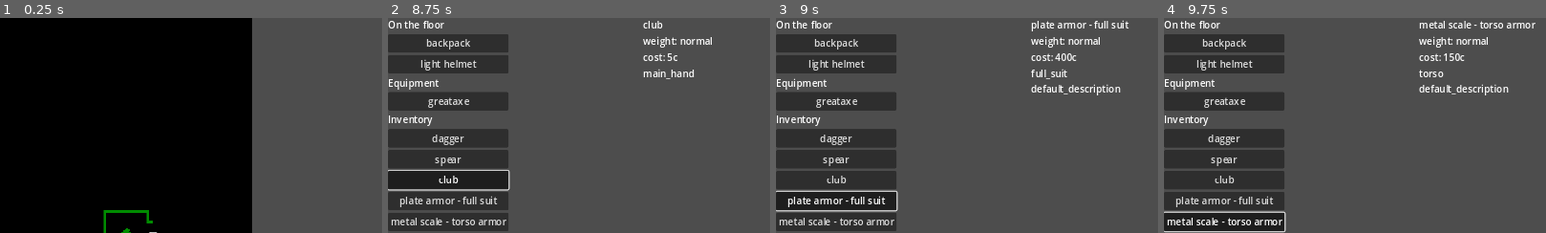
Above: before the commit, frames 1-4 (left to right).
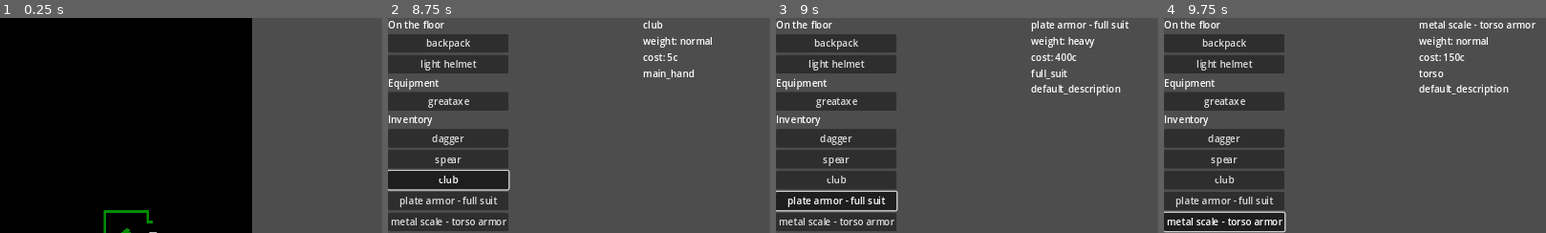
Above: after the commit, the same moments.

Repository: rainbowd-ash/ker_nethalas
Game: Godot game, scene res://globals/game.tscn
Same seed, same stepped clock (60 frames per second), same inputs: the game is played once before the commit and once after it.
Inputs:
- Up to frame 1 (0.25 s): no input
- Up to frame 2 (8.75 s): click "scavenge" at 0.5 s; click "doors" at 1.25 s; click "move through door 1" at 2 s; click "Inventory" at 2.75 s; click "light helmet" at 3.5 s; click "greataxe" at 4.25 s; click "equip" at 5 s; click "greataxe" at 5.75 s; click "dagger" at 6.5 s; click "spear" at 7.25 s; click "club" at 8 s
- Up to frame 3 (9 s): click "plate armor - full suit" at 8.75 s
- Up to frame 4 (9.75 s): click "metal scale - torso armor" at 9.5 s
The pictures show only the part of the screen within x 0-50%, y 0-50%; the shares and areas given below are measured in that part.

Frames 1-2 are identical in both runs. In frame 3, 0.1% of the frame differs, in the area x 76-85%, y 8-14%; in frame 4, nothing differs.

Commit message:
skills update
changed all references to get_skill to work with skill name strings
added max_health to monsters
fist weapon
changed combat_attack signal to simply attack
misc fixes

Diff:
--- a/character/attributes.gd
+++ b/character/attributes.gd
@@ -7,71 +7,71 @@
 	get:
 		return health
 	set(value):
+		health = value
 		attributes_changed.emit()
-		health = value
 
 var max_health : int = 0 :
 	get:
 		return max_health
 	set(value):
+		max_health = value
 		attributes_changed.emit()
-		max_health = value
 
 var toughness : int = 0 :
 	get:
 		return toughness
 	set(value):
+		toughness = value
 		attributes_changed.emit()
-		toughness = value
 
 var max_toughness : int = 0 :
 	get:
 		return max_toughness
 	set(value):
+		max_toughness = value
 		attributes_changed.emit()
-		max_toughness = value
 
 var aether : int = 0 :
 	get:
 		return aether
 	set(value):
+		aether = value
 		attributes_changed.emit()
-		aether = value
 
 var max_aether : int = 0 :
 	get:
 		return max_aether
 	set(value):
+		max_aether = value
 		attributes_changed.emit()
-		max_aether = value
 
 var sanity : int = 0 :
 	get:
 		return sanity
 	set(value):
+		sanity = value
 		attributes_changed.emit()
-		sanity = value
 
 var exhaustion : int = 0 :
 	get:
 		return exhaustion
 	set(value):
+		exhaustion = value
 		attributes_changed.emit()
-		exhaustion = value
 
 var exhaustion_resistance : int = 0 :
 	get:
 		return exhaustion_resistance
 	set(value):
+		exhaustion_resistance = value
 		attributes_changed.emit()
-		exhaustion_resistance = value
 
 var magic_resistance : int = 0 :
 	get:
 		return magic_resistance
 	set(value):
+		magic_resistance = value
 		attributes_changed.emit()
-		magic_resistance = value
 
 func print_all():
 	print("All attributes:")
--- a/character/character.gd
+++ b/character/character.gd
@@ -9,7 +9,7 @@
 @onready var gear = $Gear
 
 func _ready():
-	SignalBus.combat_attack.connect(_on_combat_attack)
+	SignalBus.attack.connect(_on_attack)
 
 	attributes.max_health = Dice.roll("1d6+8")
 	attributes.health = attributes.max_health
@@ -18,22 +18,22 @@
 	attributes.max_aether = Dice.roll("1d6+8")
 	attributes.aether = attributes.max_aether
 	attributes.magic_resistance = 20
-	skills.set_value("acrobatics",10)
-	skills.set_value("athletics",10)
-	skills.set_value("dodge",10)
-	skills.set_value("perception",20)
-	skills.set_value("resolve",10)
-	skills.set_value("fist_weapons",10)
+	skills.set_skill("acrobatics",10)
+	skills.set_skill("athletics",10)
+	skills.set_skill("dodge",10)
+	skills.set_skill("perception",20)
+	skills.set_skill("resolve",10)
+	skills.set_skill("fist_weapons",10)
 	# debug test values
-	skills.set_value("scavenge",50)
-	skills.set_value("perception",70)
-	skills.set_value("stealth", 80)
-	skills.set_value("fist_weapons", 80)
-	skills.set_value("bladed_weapons", 10)
-	skills.set_value("shafted_weapons", 20)
-	skills.set_value("bludgeoning_weapons", 30)
+	skills.set_skill("scavenge",50)
+	skills.set_skill("perception",70)
+	skills.set_skill("stealth", 80)
+	skills.set_skill("fist_weapons", 40)
+	skills.set_skill("bladed_weapons", 10)
+	skills.set_skill("shafted_weapons", 20)
+	skills.set_skill("bludgeoning_weapons", 30)
 
-func _on_combat_attack(attack : CombatAttack):
+func _on_attack(attack : Attack):
 	if attack.target == self:
 		var remaining_damage : int = attack.damage.amount
 		SignalBus.chat_log.emit("you take %d %s damage" % [attack.damage.amount, Damage.damage_types.keys()[attack.damage.damage_type]])
@@ -57,7 +57,7 @@
 func get_unarmed_weapon() -> Weapon:
 	var fists : Weapon = Weapon.new(
 		Damage.damage_types.bludgeoning,
-		Skills.all_skills.fist_weapons
+		"fist_weapons"
 		)
 	fists.title = "fists"
 	return fists
--- a/character/gear/body_slot.gd
+++ b/character/gear/body_slot.gd
@@ -10,28 +10,13 @@
 		return null
 	if armor.type == Equipment.equipment_types.full_suit:
 		if torso != null or vambraces != null or greaves != null:
-			return null
-		full_suit = armor
+			return null # piecemeal equipped
 		return self
-	elif [Equipment.equipment_types.torso,
-			Equipment.equipment_types.vambraces,
-			Equipment.equipment_types.greaves]\
-			.has(armor.type):
-		if full_suit != null:
-			return self
-		match armor.type:
-			Equipment.equipment_types.torso:
-				if torso != null:
-					return self
-				torso = armor
-			Equipment.equipment_types.vambraces:
-				if vambraces != null:
-					return self
-				vambraces = armor
-			Equipment.equipment_types.greaves:
-				if greaves != null:
-					return self
-				greaves = armor
+	elif armor.type == Equipment.equipment_types.torso and not torso:
+		return self
+	elif armor.type == Equipment.equipment_types.vambraces and not vambraces:
+		return self
+	elif armor.type == Equipment.equipment_types.greaves and not greaves:
 		return self
 	return null
 
--- a/character/gear/gear.gd
+++ b/character/gear/gear.gd
@@ -35,13 +35,18 @@
 
 func get_weapons() -> Array:
 	var weapons : Array = []
-	for slot in get_slots():
-		for equipment in get_equipped():
-			if equipment is Weapon:
-				weapons.push_back(equipment)
+	for weapon in $WeaponSlot.get_equipped():
+		weapons.push_back(weapon)
+	if not weapons:
+		weapons.push_back(unarmed_weapon())
 	return weapons
 
-# stat modification methods
+func unarmed_weapon() -> Weapon:
+	var fists = Weapon.new(Damage.damage_types.bludgeoning, "fist_weapons")
+	fists.title = "unarmed strike"
+	return fists
+
+# skill modification methods
 # ===================================================================
 func modify_max_carry_capacity() -> int:
 	var cap_mod : int = 0
--- a/character/gear/gear_slot.gd
+++ b/character/gear/gear_slot.gd
@@ -7,6 +7,7 @@
 func get_equipped():
 	return get_children()
 
+# TODO: a well-adjusted person would make this return a bool
 func can_equip(equipment : Equipment) -> GearSlot:
 	if get_children().size() >= max_equipped:
 		return null
@@ -16,8 +17,7 @@
 	return null
 
 func equip(equipment : Equipment) -> bool:
-	var slot = can_equip(equipment)
-	if slot:
+	if can_equip(equipment):
 		add_child(equipment)
 		return true
 	return false
--- a/character/gear/weapon_slot.gd
+++ b/character/gear/weapon_slot.gd
@@ -1,12 +1,19 @@
 extends GearSlot
 
-var left_hand: Weapon = null
+var left_hand: Weapon = null # character is left-handed by default
 var right_hand: Weapon = null
 
-func is_single_wielding() -> bool:
+func wield_state() -> String:
 	if (left_hand and not right_hand) or (right_hand and not left_hand):
-		return true
-	return false
+		return "single wield"
+	elif left_hand and right_hand:
+		return "dual wield"
+	elif left_hand == right_hand:
+		return "twohanded"
+	elif not left_hand and not right_hand:
+		return "unarmed"
+	push_error("wield_state() error")
+	return ""
 
 func can_equip(weapon : Equipment) -> GearSlot:
 	if weapon is not Weapon:
--- a/character/skill.gd
+++ b/character/skill.gd
@@ -3,15 +3,9 @@
 var title : String
 var label : String
 var value : int
-var tags = []
+var tags : Array = []
 
-func get_value():
-	return value
-
-func set_value(new_value):
-	value = new_value
-
-func _init(new_title : String, new_label : String, new_value : int, new_tags : Array = []):
+func _init(new_title : String, new_label : String, new_value : int, new_tags : Array = []) -> void:
 	title = new_title
 	label = new_label
 	value = new_value
--- a/character/skills.gd
+++ b/character/skills.gd
@@ -1,55 +1,87 @@
 extends Node
 class_name Skills
 
-enum all_skills {
-	acrobatics,
-	athletics,
-	bladed_weapons,
-	bludgeoning_weapons,
-	dodge,
-	endurance,
-	medicine,
-	perception,
-	resolve,
-	reason,
-	scavenge,
-	shafted_weapons,
-	stealth,
-	thievery,
-	fist_weapons,
-}
-# TODO: is there a better way to do this? having an enum and then the skills initializer below seems wrong
-# set_value("title"), get_value("title")
 var skills = {
-	acrobatics = Skill.new("acrobatics", "acrobatics", 0),
-	athletics = Skill.new("athletics", "athletics", 0),
-	bladed_weapons = Skill.new("bladed_weapons", "bladed weapons", 0, ["weapon"]),
+			 acrobatics = Skill.new("acrobatics", "acrobatics", 0),
+			  athletics = Skill.new("athletics", "athletics", 0),
+		 bladed_weapons = Skill.new("bladed_weapons", "bladed weapons", 0, ["weapon"]),
 	bludgeoning_weapons = Skill.new("bludgeoning_weapons", "bludgeoning weapons", 0, ["weapon"]),
-	dodge = Skill.new("dodge", "dodge", 0),
-	endurance = Skill.new("endurance", "endurance", 0),
-	medicine = Skill.new("medicine", "medicine", 0),
-	perception = Skill.new("perception", "perception", 0),
-	resolve = Skill.new("resolve", "resolve", 0),
-	reason = Skill.new("reason", "reason", 0),
-	scavenge = Skill.new("scavenge", "scavenge", 0),
-	shafted_weapons = Skill.new("shafted_weapons", "shafted weapons", 0, ["weapon"]),
-	stealth = Skill.new("stealth", "stealth", 0),
-	thievery = Skill.new("thievery", "thievery", 0),
-	fist_weapons = Skill.new("fist_weapons", "fist weapons", 0, ["weapon"]),
+				  dodge = Skill.new("dodge", "dodge", 0),
+			  endurance = Skill.new("endurance", "endurance", 0),
+			   medicine = Skill.new("medicine", "medicine", 0),
+			 perception = Skill.new("perception", "perception", 0),
+				resolve = Skill.new("resolve", "resolve", 0),
+				 reason = Skill.new("reason", "reason", 0),
+			   scavenge = Skill.new("scavenge", "scavenge", 0),
+		shafted_weapons = Skill.new("shafted_weapons", "shafted weapons", 0, ["weapon"]),
+				stealth = Skill.new("stealth", "stealth", 0),
+			   thievery = Skill.new("thievery", "thievery", 0),
+		   fist_weapons = Skill.new("fist_weapons", "fist weapons", 0, ["weapon"]),
 }
 
-func set_value(skill_title : String, new_value : int):
-	skills[skill_title].value = new_value
+func set_skill(skill : String, new_value : int) -> void:
+	skills[skill].value = new_value
 
-func get_value(skill_title: String):
-	return skills[skill_title].get_value()
+# TODO: make derived skills (attack, defence, initiative) just normal skills?
+	# might make it hard to keep them updated
+func get_skill(skill : String, include_modifiers : bool = true) -> int:
+	if not _valid_skill_title(skill):
+		push_error("get_skill() called on invalid skill title")
+		return 0
+	var base_value : int = 0
+	var modify_amount = _modify_skill_amount(skill)
+	if skills.has(skill):
+		base_value = skills[skill].value
+	# special cases for derived skills "attack", "defence", "initiative"
+	match skill:
+		"attack": # checks main hand weapon
+			base_value = skills[Character.gear.get_weapons()[0].skill].value
+		"defence": # compares dodge and mainhand weapon and sets the highest
+			var dodge = skills["dodge"].value
+			var weapon = skills[Character.gear.get_weapons()[0].skill].value
+			if dodge > weapon:
+				base_value = dodge
+			else:
+				base_value = weapon
+		"initiative":
+			base_value = skills["perception"].value
+	if skill == "defence" and include_modifiers:
+		# special case! defence check -- dodge+mods compared to weapon+mods
+		# TODO: better way to do this?
+		# modify_amount = _modify_skill_amount("defence")
+		var weapon_skill : Skill = skills[Character.gear.get_weapons()[0].skill]
+		var dodge_sum : int = skills["dodge"].value + modify_amount + _modify_skill_amount("dodge")
+		var weapon_sum : int = weapon_skill.value + modify_amount + _modify_skill_amount(weapon_skill.title)
+		if dodge_sum > weapon_sum:
+			modify_amount += _modify_skill_amount("dodge")
+		else:
+			modify_amount += _modify_skill_amount(weapon_skill.title)
+	if not include_modifiers:
+		return base_value
+	return base_value + modify_amount
 
-func get_skills():
+# returns sum of modifications to skill
+func _modify_skill_amount(skill : String) -> int:
+	var mod_value : int = 0
+	mod_value += Character.gear.modify_skill(skill)
+	if Router.game_modes.get_current_mode() == "CombatMode":
+		mod_value += Router.combat.get_character_dummy().modify_skill(skill)
+	return mod_value
+
+func get_skills() -> Dictionary:
 	return skills
 
-func get_skills_with_tag(tag : String):
+func get_skills_with_tag(tag : String) -> Dictionary:
 	var result = {}
 	for skill in skills:
 		if skills[skill].tags.has(tag):
 			result[skill] = skills[skill]
 	return result
+
+func _valid_skill_title(skill : String) -> bool:
+	if skills.has(skill):
+		return true
+	match skill:
+		"attack", "defence", "initiative":
+			return true
+	return false
--- a/combat/combat_attack.gd
+++ b/combat/attack.gd
@@ -1,4 +1,4 @@
-class_name CombatAttack
+class_name Attack
 
 var source : Node
 var target : Node
--- a/combat/character_dummy.gd
+++ b/combat/character_dummy.gd
@@ -15,7 +15,7 @@
 var attempting_stealth : bool = false
 
 func _ready() -> void:
-	SignalBus.combat_attack.connect(_on_combat_attack)
+	SignalBus.attack.connect(_on_attack)
 
 func reset_action_counts():
 	standard_action_count = base_standard_action_count
@@ -43,21 +43,18 @@
 	if weapons == []:
 		weapons.push_back(Character.get_unarmed_weapon())
 	for weapon in weapons:
-		var attack_skill = Character.skills.get_value(
-			Character.skills.all_skills.keys()[weapon.skill]
-		) + Character.gear.modify_skill("attack")
 		var roll = Dice.opposed_check(
-			CheckValue.new(attack_skill),
-			CheckValue.new(target.get_combat_skill())
+			CheckValue.new(Character.skills.get_skill("attack")),
+			CheckValue.new(target.get_skill("combat"))
 		)
 		if roll.winner == Dice.opposed_winner.attacker:
-			var attack = CombatAttack.new(self,target)
+			var attack = Attack.new(self,target)
 			attack.damage = Damage.new(
 				Dice.to_damage(weapon.die),
 				weapon.damage_type
 			)
 			SignalBus.chat_log.emit("%s attack hits!" % weapon.title)
-			SignalBus.combat_attack.emit(attack)
+			SignalBus.attack.emit(attack)
 		# do monster roll on defensive move table if needed
 		else:
 			SignalBus.chat_log.emit("%s attack misses!" % weapon.title)
@@ -71,25 +68,14 @@
 	get_parent().in_combat = false
 	get_parent().player_round_finished.emit()
 
-func get_defence_skill() -> int:
-	# TODO fix these so they make more sense (ask character.skills for modified skill value and that checks everywhere)
-	var value = Character.skills.get_value("dodge")
-	value += Character.gear.modify_skill("defence")
-	return value
+# this should call Character._on_attack() after performing whatever combat modifiers
+# monsters should call this version when attacking
+func _on_attack(attack):
+	if attack.target == self:
+		attack.target = Character
+		Character._on_attack(attack)
 
-func get_initiative_value() -> int:
-	var value = Character.skills.get_value("perception")
-	value += initiative_mod
-	value += Character.gear.modify_skill("initiative")
-	return value
-
-# checks weapons for attack rolls and modifiers (speed etc)
-# returns Damage (after table conversion)
-func get_standard_attack_damage(weapon : Weapon) -> Damage:
-	return
-
-func _on_combat_attack(attack):
-	if attack.target == self:
-		Character.attributes.health -= attack.damage.amount
-
-		Character.attributes.attributes_changed.emit()
+# skill modification methods
+# ===================================================================
+func modify_skill(skill : String) -> int:
+	return 0
--- a/combat/combat.gd
+++ b/combat/combat.gd
@@ -79,7 +79,7 @@
 			if monster.awareness > highest_awareness:
 				highest_awareness = monster.awareness
 		stealth_check_result = Dice.opposed_check(
-			CheckValue.new(Character.skills.get_value("stealth")),
+			CheckValue.new(Character.skills.get_skill("stealth")),
 			CheckValue.new(highest_awareness)
 		)
 		if stealth_check_result.winner == Dice.opposed_winner.defender:
@@ -105,7 +105,7 @@
 		if monster.awareness > highest_awareness:
 			highest_awareness = monster.awareness
 	var roll_result : OpposedCheckResult = Dice.opposed_check(
-		CheckValue.new($CharacterDummy.get_initiative_value()),
+		CheckValue.new(Character.skills.get_skill("initiative")),
 		CheckValue.new(highest_awareness),
 	)
 	if roll_result.winner == Dice.opposed_winner.attacker:
@@ -143,9 +143,12 @@
 		end_combat()
 
 func monster_action(monster : Monster):
+	# TODO: this is wrong--
+	# the monster picks a move from their movelist first,
+	# then if they picked an attack the opposed check is rolled.
 	var roll = Dice.opposed_check(
-		CheckValue.new(monster.get_combat_skill()),
-		CheckValue.new($CharacterDummy.get_defence_skill())
+		CheckValue.new(monster.get_skill("combat")),
+		CheckValue.new(Character.skills.get_skill("defence"))
 	)
 	if roll.winner == Dice.opposed_winner.attacker:
 		monster.roll_attack()
--- a/dungeon/room.gd
+++ b/dungeon/room.gd
@@ -82,7 +82,7 @@
 func scavenge():
 	SignalBus.chat_log.emit("you rifle through bones and spiderwebs to find anything useful.")
 	scavenged = true
-	var scavenge_check = Dice.check(CheckValue.new(Character.skills.get_value("scavenge")))
+	var scavenge_check = Dice.check(CheckValue.new(Character.skills.get_skill("scavenge")))
 	if scavenge_check.success:
 		var scavenge_roll = Dice.roll("1d20")
 		print("\tscavenge table roll: %d" % scavenge_roll)
@@ -93,7 +93,7 @@
 				print("\ttable roll + 5: %d" % scavenge_roll)
 		if scavenge_roll == 1:
 			# You uncover some grisly remains. Make a successful Resolve check or lose 1 Sanity
-			Dice.check(CheckValue.new(Character.skills.get_value("resolve")))
+			Dice.check(CheckValue.new(Character.skills.get_skill("resolve")))
 		elif scavenge_roll == 2:
 			# you find nothing of interest
 			pass
--- a/globals/signal_bus.gd
+++ b/globals/signal_bus.gd
@@ -13,5 +13,5 @@
 
 signal mode_transition(new_mode_name : String)
 
-signal combat_attack(values : CombatAttack)
+signal attack(values : Attack)
 signal monster_picked(monster : Monster)
--- a/tables/armors/body_armors/full_suit_plate.gd
+++ b/tables/armors/body_armors/full_suit_plate.gd
@@ -4,6 +4,7 @@
 func _init():
 	title = "plate armor - full suit"
 	type = equipment_types.full_suit
+	weight = weights.heavy
 	cost = 400
 	integrity = UsageDie.new("d12")
 	protection = 3
--- a/tables/monsters/blightfang_rats.gd
+++ b/tables/monsters/blightfang_rats.gd
@@ -9,7 +9,7 @@
 	awareness = 60
 	endurance = 30
 	athletics = 5
-	health = 3
+	max_health = 3
 	combat_skill = 30
 	magic_resistance = 20
 
@@ -26,16 +26,12 @@
 	SignalBus.chat_log.emit("%s bites" % title)
 	var attack = Damage.new(Dice.to_damage("1d6+%d" % rally_counter), Damage.damage_types.piercing)
 	attack.amount += rally_counter
-	SignalBus.combat_attack.emit(CombatAttack.new(
-		self,Character,attack)
-	)
+	SignalBus.attack.emit(Attack.new(self, default_target, attack))
 
 func scratch():
 	SignalBus.chat_log.emit("%s scratches" % title)
 	var attack = Damage.new(Dice.to_damage("1d4+%d" % (1 + rally_counter)), Damage.damage_types.slashing)
-	SignalBus.combat_attack.emit(CombatAttack.new(
-		self,Character,attack)
-	)
+	SignalBus.attack.emit(Attack.new(self, default_target, attack))
 
 func rally():
 	SignalBus.chat_log.emit("%s rallies" % title)
--- a/tables/weapons/club.gd
+++ b/tables/weapons/club.gd
@@ -5,7 +5,7 @@
 	title = "club"
 	cost = 5
 	damage_type = Damage.damage_types.bludgeoning
-	skill = Skills.all_skills.bludgeoning_weapons
+	skill = "bludgeoning_weapons"
 	speed = 5
 	qualities = [Weapon.all_qualities.simple]
 	description = ""
--- a/tables/weapons/dagger.gd
+++ b/tables/weapons/dagger.gd
@@ -5,7 +5,7 @@
 	title = "dagger"
 	cost = 5
 	damage_type = Damage.damage_types.piercing
-	skill = Skills.all_skills.bladed_weapons
+	skill = "bladed_weapons"
 	speed = 10
 	qualities = [Weapon.all_qualities.quick]
 	description = ""
--- a/tables/weapons/great_axe.gd
+++ b/tables/weapons/great_axe.gd
@@ -5,7 +5,7 @@
 	title = "greataxe"
 	cost = 50
 	damage_type = Damage.damage_types.slashing
-	skill = Skills.all_skills.bladed_weapons
+	skill = "bladed_weapons"
 	speed = -10
 	qualities = [Weapon.all_qualities.twohanded]
 	description = ""
--- a/tables/weapons/spear.gd
+++ b/tables/weapons/spear.gd
@@ -5,7 +5,7 @@
 	title = "spear"
 	cost = 10
 	damage_type = Damage.damage_types.piercing
-	skill = Skills.all_skills.shafted_weapons
+	skill = "shafted_weapons"
 	speed = 5
 	qualities = [Weapon.all_qualities.defensive, Weapon.all_qualities.versatile]
 	description = ""
--- a/tables/weapons/weapon.gd
+++ b/tables/weapons/weapon.gd
@@ -14,10 +14,10 @@
 var qualities = []
 var die : String = "1d6"
 var damage_type : Damage.damage_types
-var skill : Skills.all_skills
+var skill : String
 var speed = 0
 
-func _init(a_damage_type : Damage.damage_types, a_skill : Skills.all_skills) -> void:
+func _init(a_damage_type : Damage.damage_types, a_skill : String) -> void:
 	damage_type = a_damage_type
 	skill = a_skill
 
@@ -58,7 +58,7 @@
 func modify_damage_roll() -> int:
 	var mod = 0
 	if qualities.has(all_qualities.versatile):
-		if get_parent().is_single_wielding():
+		if get_parent().wield_state() == "single wield":
 			mod += 1
 	if qualities.has(all_qualities.twohanded):
 		mod += 1
--- a/types/monster.gd
+++ b/types/monster.gd
@@ -9,6 +9,7 @@
 var combat_skill = 0
 var endurance = 0
 var health = 0
+var max_health = 0
 var magic_resistance = 0
 var number = 0
 var spoils
@@ -18,9 +19,27 @@
 var level_adaption
 
 var active : bool = true
+var default_target : Node
 
 func _ready() -> void:
-	SignalBus.combat_attack.connect(_on_combat_attack)
+	SignalBus.attack.connect(_on_attack)
+	health = max_health
+	default_target = get_parent().get_character_dummy()
+
+func get_skill(skill : String):
+	match skill:
+		"combat":
+			return combat_skill
+		"athletics":
+			return athletics
+		"endurance":
+			return endurance
+		"health":
+			return health
+		"max_health":
+			return max_health
+		"magic_resistance":
+			return magic_resistance
 
 func do_action(action_key : String):
 	if action_key == "monster_pick":
@@ -29,10 +48,7 @@
 func actions():
 	return null
 
-func get_combat_skill():
-	return combat_skill
-
-func _on_combat_attack(attack):
+func _on_attack(attack):
 	if attack.target == self:
 		health -= attack.damage.amount
 		SignalBus.chat_log.emit("%s takes %d %s damage" % [title, attack.damage.amount, Damage.damage_types.keys()[attack.damage.damage_type]])
